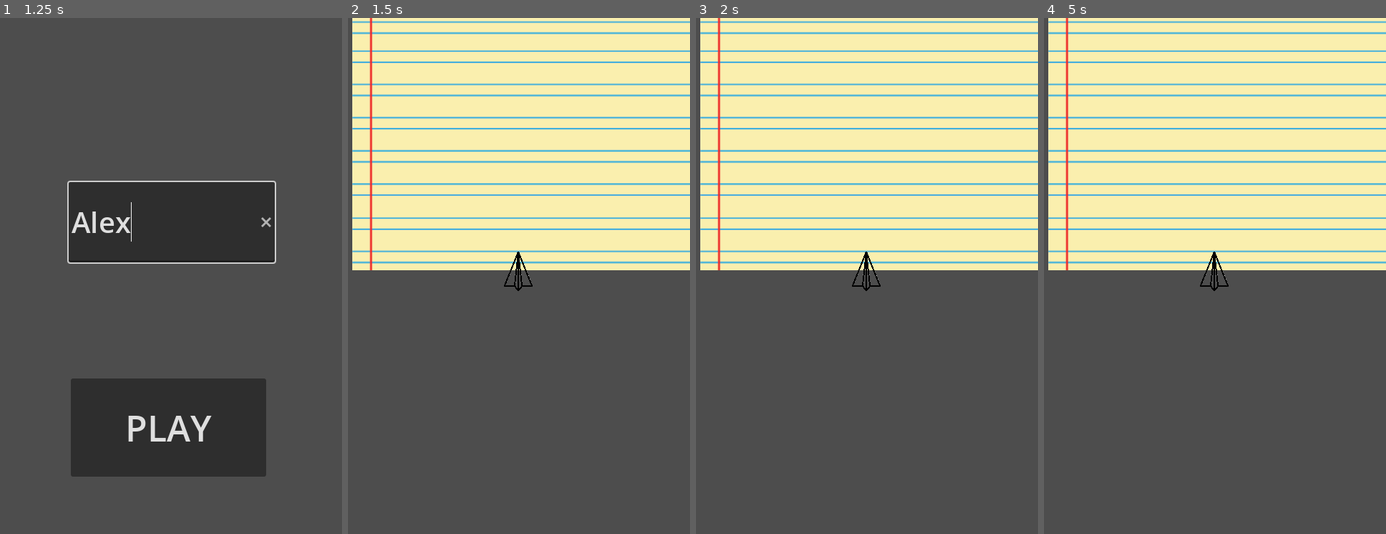
Above: before the commit, frames 1-4 (left to right).
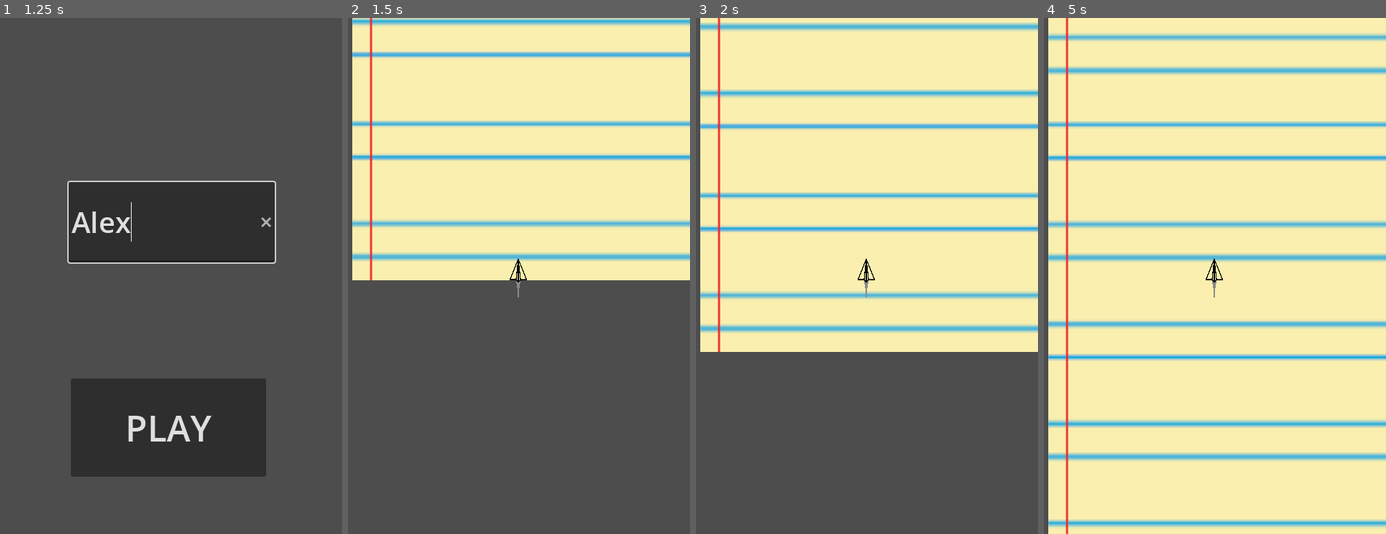
Above: after the commit, the same moments.

Repository: BorkerBrother/Paper_Plane_Game
Game: Godot game, scene res://start.tscn
The game is run twice, just before and just after one commit, with the same random seed, the same clock (stepped at 60 frames per second) and the same inputs.
Inputs (mouse positions are in pixels of both pictures, inside the frame that each line leads up to):
- Up to frame 1 (1.25 s): click (171, 224) at 0.52 s; type "Alex" at 0.6 s
- Up to frame 2 (1.5 s): click "PLAY" at 1.25 s
- Up to frame 3 (2 s): no input
- Up to frame 4 (5 s): no input

Frame 1 is identical in both runs. In frame 2, 16% of the frame differs, in the area x 1-100%, y 0-55%; in frame 3, 28%; in frame 4, 65%, in the area x 1-100%, y 0-100%.

Commit message:
constant v in y + trail position fix + player scaled down + background scaled in y +  new bg test

Diff:
--- a/Game/Trail2D.gd
+++ b/Game/Trail2D.gd
@@ -1,14 +1,17 @@
 extends Line2D
 
-@export var length = 30
+@export var length = 10
 var point = Vector2()
+var offset = Vector2()
 
 func _process(delta):
 	global_position = Vector2(0,0)
 	global_rotation = 0
 
 	point = get_parent().global_position
+	offset = get_parent().transform.x.rotated(-PI*1.0/4.0)
 
+	point -= offset*10
 	add_point(point)
 	while get_point_count()>length:
 		remove_point(0)
--- a/Game/player.tscn
+++ b/Game/player.tscn
@@ -12,6 +12,7 @@
 var rotation_direction = 0.0
 var screen_size # Size of the game window.
 var velocity = Vector2.ZERO
+var c_velocity_y = 200 # konstante Bewegung in Y
 var testrotation_angle = 0.0 # rotationswinkel pro frame
 
 func get_input():
@@ -34,6 +35,7 @@
 		velocity = velocity.normalized() * speed
 		#print(position)
 	position += velocity * delta
+	position.y -= c_velocity_y * delta
 	position.x = clamp(position.x, screen_size.x / -2.0, screen_size.x / 2.0)
 "
 
@@ -41,25 +43,27 @@
 points = PackedVector2Array(-30, 0, 0, 30, 20.5, -20)
 
 [sub_resource type="Curve" id="Curve_7lsfr"]
-_data = [Vector2(0, 0), 0.0, 0.0, 0, 0, Vector2(0.5, 0.505263), 0.0, 0.0, 0, 0, Vector2(1, 1), 0.0, 0.0, 0, 0]
+_data = [Vector2(0, 0), 0.0, 0.0, 0, 0, Vector2(0.521277, 0.242105), 0.0, 0.0, 0, 0, Vector2(1, 0.568421), 0.0, 0.0, 0, 0]
 point_count = 3
 
-[node name="Area2D" type="Area2D"]
+[node name="Player" type="Area2D"]
 position = Vector2(248, 279)
 rotation = -0.785398
 script = SubResource("GDScript_rncop")
 metadata/_edit_group_ = true
 
 [node name="Clipart2816848" type="Sprite2D" parent="."]
-scale = Vector2(0.05, 0.05)
+scale = Vector2(0.03, 0.03)
 texture = ExtResource("1_mgj75")
 
 [node name="CollisionShape2D" type="CollisionShape2D" parent="."]
 position = Vector2(4, -4)
+scale = Vector2(0.6, 0.6)
 shape = SubResource("ConvexPolygonShape2D_tgmn7")
 one_way_collision_margin = 0.0
 
 [node name="Trail2D" type="Line2D" parent="."]
 show_behind_parent = true
 width_curve = SubResource("Curve_7lsfr")
+default_color = Color(0.541176, 0.541176, 0.541176, 1)
 script = ExtResource("2_m65s4")
--- a/Game/world.tscn
+++ b/Game/world.tscn
@@ -1,7 +1,8 @@
-[gd_scene load_steps=5 format=3 uid="uid://lblemmtoksoq"]
+[gd_scene load_steps=8 format=3 uid="uid://lblemmtoksoq"]
 
 [ext_resource type="PackedScene" uid="uid://cd235rqcdfy8m" path="res://player.tscn" id="1_djhg5"]
 [ext_resource type="Texture2D" uid="uid://cnqjxh0j0pxix" path="res://Assets/Background_Paper_Plane.png" id="1_smhvf"]
+[ext_resource type="Texture2D" uid="uid://cyxv1kj75twrf" path="res://Assets/Background_wave_both_sides_Zeichenfläche 1.png" id="3_tgcvd"]
 
 [sub_resource type="TileSetAtlasSource" id="TileSetAtlasSource_o5wft"]
 texture = ExtResource("1_smhvf")
@@ -10,10 +11,36 @@
 0:1/0/physics_layer_0/linear_velocity = Vector2(0, 0)
 0:1/0/physics_layer_0/angular_velocity = 0.0
 0:1/0/physics_layer_0/polygon_0/points = PackedVector2Array(-162.635, 8.48526, -61.31, -22.274, -4.24265, -39.598, 165.463, 5.65683, -8, 8)
+29:21/0 = 0
+29:21/0/physics_layer_0/linear_velocity = Vector2(0, 0)
+29:21/0/physics_layer_0/angular_velocity = 0.0
+29:22/0 = 0
+29:22/0/physics_layer_0/linear_velocity = Vector2(0, 0)
+29:22/0/physics_layer_0/angular_velocity = 0.0
+29:23/0 = 0
+29:23/0/physics_layer_0/linear_velocity = Vector2(0, 0)
+29:23/0/physics_layer_0/angular_velocity = 0.0
+29:24/0 = 0
+29:24/0/physics_layer_0/linear_velocity = Vector2(0, 0)
+29:24/0/physics_layer_0/angular_velocity = 0.0
+29:25/0 = 0
+29:25/0/physics_layer_0/linear_velocity = Vector2(0, 0)
+29:25/0/physics_layer_0/angular_velocity = 0.0
+29:26/0 = 0
+29:26/0/physics_layer_0/linear_velocity = Vector2(0, 0)
+29:26/0/physics_layer_0/angular_velocity = 0.0
 
 [sub_resource type="TileSet" id="TileSet_2g0u5"]
 physics_layer_0/collision_layer = 6
 sources/0 = SubResource("TileSetAtlasSource_o5wft")
+
+[sub_resource type="TileSetAtlasSource" id="TileSetAtlasSource_ix3ec"]
+texture = ExtResource("3_tgcvd")
+0:0/size_in_atlas = Vector2i(37, 61)
+0:0/0 = 0
+
+[sub_resource type="TileSet" id="TileSet_2f6g8"]
+sources/0 = SubResource("TileSetAtlasSource_ix3ec")
 
 [node name="World" type="Node2D"]
 
@@ -25,6 +52,14 @@
 
 [node name="TileMap" type="TileMap" parent="."]
 z_index = -1
+scale = Vector2(1, 3)
 tile_set = SubResource("TileSet_2g0u5")
 format = 2
-layer_0/tile_data = PackedInt32Array(-720896, 0, 1, -2031616, 0, 1)
+layer_0/tile_data = PackedInt32Array(-720896, 0, 1, -2031616, 0, 1, -3342336, 0, 1, -4653056, 0, 1, -5963776, 0, 1)
+
+[node name="TileMap2" type="TileMap" parent="."]
+z_index = -1
+scale = Vector2(1, 3)
+tile_set = SubResource("TileSet_2f6g8")
+format = 2
+layer_0/tile_data = PackedInt32Array(-8585216, 0, 0)
Binary file added: Game/Assets/Background_wave_both_sides_Zeichenfläche 1.png
Not shown, added: Game/Assets/Background_wave_both_sides_Zeichenfläche 1.png.import
Not shown, added: Game/Assets/sphere_enemy.png.import
